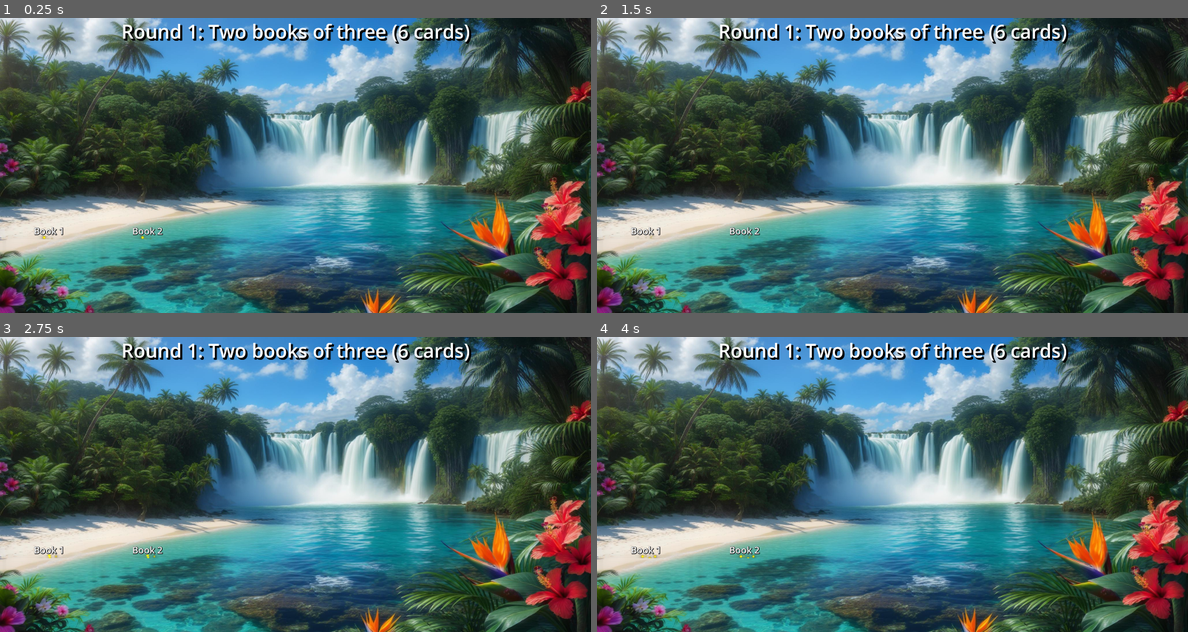
Above: before the commit, frames 1-4 (two rows, left to right).
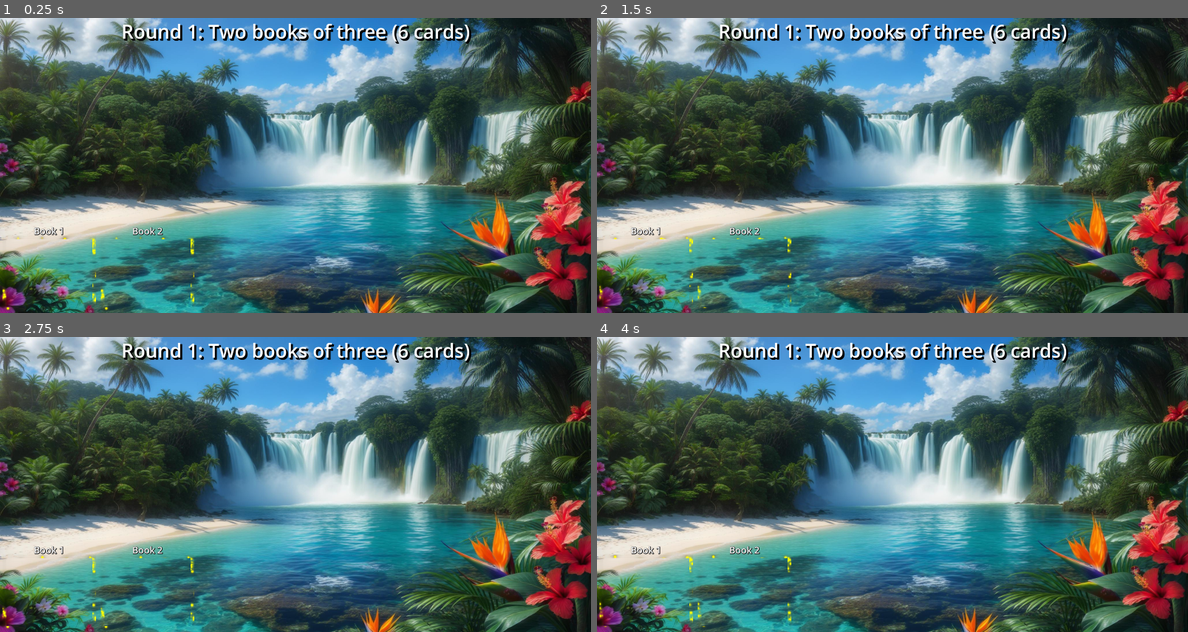
Above: after the commit, the same moments.

Repository: gmlewis/godot-liverpool-rummy
Game: Godot game, scene res://rounds/round_1.tscn
Same seed, same stepped clock (60 frames per second), same inputs: the game is played once before the commit and once after it. This scene is started directly instead of the project's main scene.
Inputs (mouse positions are in pixels of both pictures, inside the frame that each line leads up to):
- Up to frame 1 (0.25 s): no input
- Up to frame 2 (1.5 s): move the mouse to (1022, 150) at 0.52 s; click (1022, 150) at 0.67 s; drag from (774, 180) to (862, 224) at 1.27 s
- Up to frame 3 (2.75 s): move the mouse to (354, 419) at 2.02 s; click (354, 419) at 2.17 s
- Up to frame 4 (4 s): drag from (862, 543) to (715, 440) at 2.77 s; move the mouse to (1069, 528) at 3.52 s; click (1069, 528) at 3.67 s

The runs differ from the first frame. In frame 1, 0.3% of the frame differs, in the area x 0-33%, y 73-100%; in frame 2, 0.2%; in frame 3, 0.2%; in frame 4, 0.3%, in the area x 0-33%, y 73-99%.

Commit message:
Multiple sparklers but static
Signed-off-by: Glenn Lewis <6598971+gmlewis@users.noreply.github.com>

Diff:
--- a/rounds/round_1.tscn
+++ b/rounds/round_1.tscn
@@ -8,6 +8,7 @@
 shader_parameter/border_width = 10.0
 shader_parameter/sparkle_color = Color(1, 0.85, 0, 1)
 shader_parameter/animation_speed = 2.0
+shader_parameter/sparkle_count = 15.0
 shader_parameter/sparkle_intensity = 2.0
 
 [node name="Round1" type="Control"]
--- a/shaders/sparklerect.gdshader
+++ b/shaders/sparklerect.gdshader
@@ -2,8 +2,9 @@
 
 uniform float border_width : hint_range(0.0, 50.0) = 20.0;
 uniform vec4 sparkle_color : source_color = vec4(1.0, 0.85, 0.0, 1.0); // Golden
-uniform float animation_speed : hint_range(0.5, 5.0) = 2.0;
-uniform float sparkle_intensity : hint_range(0.5, 3.0) = 2.5;
+uniform float animation_speed : hint_range(0.5, 5.0) = 0.5;
+uniform float sparkle_count : hint_range(5.0, 30.0) = 30.0;
+uniform float sparkle_intensity : hint_range(0.1, 10.0) = 1.0;
 
 // Pseudo-random function
 float random(vec2 p) {
@@ -27,34 +28,56 @@
 		vec3 final_color = vec3(0.0);
 		float final_alpha = 0.0;
 
-		// Sparkler at top edge of border
-		vec2 sparkler_pos = vec2(rect_size.x * 0.5, border_width * 0.5);
+		// Create multiple sparklers at random positions along the border
+		for (int sparkler = 0; sparkler < 30; sparkler++) {
+			if (float(sparkler) >= sparkle_count) break;
 
-		// Fire sparks in 12 evenly spaced directions
-		for (int s = 0; s < 12; s++) {
-			float spark_id = float(s);
-			float spark_direction = spark_id * 6.28 / 12.0;
-			vec2 spark_dir = vec2(cos(spark_direction), sin(spark_direction));
+			float sparkler_id = float(sparkler);
 
-			float spark_phase = random(vec2(spark_id, 20.0)) * 6.28;
-			float spark_speed = random(vec2(spark_id, 21.0)) * 2.0 + 1.0;
-			float time_phase = mod(TIME * animation_speed * spark_speed + spark_phase, 6.28);
+			// Random position along the perimeter
+			float perim_rand = random(vec2(sparkler_id, 100.0));
+			float perimeter = 2.0 * (rect_size.x + rect_size.y);
+			float perim_offset = perim_rand * perimeter;
 
-			float pulse = sin(time_phase) * 0.5 + 0.5;
-			pulse = pow(pulse, 2.0);
+			vec2 sparkler_pos;
 
-			if (pulse < 0.01) continue;
+			// Distribute around border
+			if (perim_offset < rect_size.x) {
+				sparkler_pos = vec2(perim_offset, border_width * 0.5);
+			} else if (perim_offset < rect_size.x + rect_size.y) {
+				sparkler_pos = vec2(rect_size.x - border_width * 0.5, border_width * 0.5 + (perim_offset - rect_size.x));
+			} else if (perim_offset < 2.0 * rect_size.x + rect_size.y) {
+				sparkler_pos = vec2(rect_size.x - (perim_offset - rect_size.x - rect_size.y), rect_size.y - border_width * 0.5);
+			} else {
+				sparkler_pos = vec2(border_width * 0.5, rect_size.y - (perim_offset - 2.0 * rect_size.x - rect_size.y));
+			}
 
-			// Sparks travel outward continuously, independent of pulse
-			float travel = mod(TIME * animation_speed * spark_speed * 50.0, border_width * 3.0);
-			vec2 spark_pos = sparkler_pos + spark_dir * travel;
-			float dist = length(pos - spark_pos);
+			// Fire sparks from this sparkler
+			for (int s = 0; s < 12; s++) {
+				float spark_id = sparkler_id + float(s) * 0.1;
+				float spark_direction = spark_id * 6.28 / 12.0;
+				vec2 spark_dir = vec2(cos(spark_direction), sin(spark_direction));
 
-			float brightness = pulse / (1.0 + dist * dist / 5.0);
-			brightness *= sparkle_intensity;
+				float spark_phase = random(vec2(spark_id, 20.0)) * 6.28;
+				float spark_speed = random(vec2(spark_id, 21.0)) * 2.0 + 1.0;
+				float time_phase = mod(TIME * animation_speed * spark_speed + spark_phase, 6.28);
 
-			final_color += sparkle_color.rgb * brightness;
-			final_alpha = max(final_alpha, brightness);
+				float pulse = sin(time_phase) * 0.5 + 0.5;
+				pulse = pow(pulse, 2.0);
+
+				if (pulse < 0.01) continue;
+
+				// Sparks travel outward continuously
+				float travel = mod(TIME * animation_speed * spark_speed * 50.0, border_width * 3.0);
+				vec2 spark_pos = sparkler_pos + spark_dir * travel;
+				float dist = length(pos - spark_pos);
+
+				float brightness = pulse / (1.0 + dist * dist / 5.0);
+				brightness *= sparkle_intensity;
+
+				final_color += sparkle_color.rgb * brightness;
+				final_alpha = max(final_alpha, brightness);
+			}
 		}
 
 		final_alpha = max(final_alpha, 0.02);
